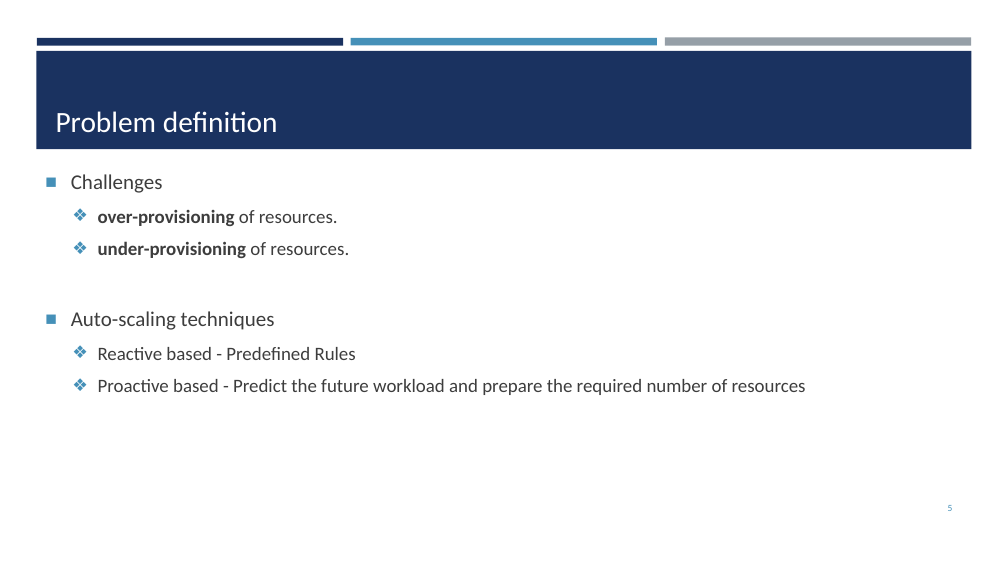
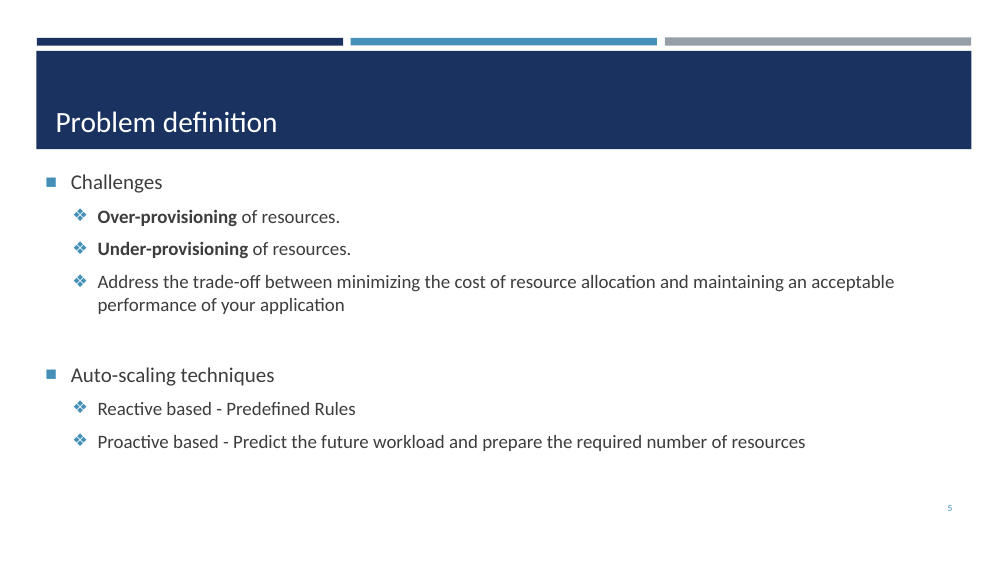
Before and after one commit to Rahma-ra1001782/Rahma-ra1001782-hw, a slide deck: slide 5 of Review/G3-Review Paper & Presentation - Final Version/G3 - Review Paper Presentation.pptx. Drawn at 1008x567 pixels with LibreOffice and Linux fonts; fonts in the diff are those of the drawing. Boxes give left, top, right and bottom in pixels: in the first picture for what was removed or moved away, otherwise in the second. Text is boxed around its words. In the diff, an @@ line names an element or a change of style, - is before the commit and + after.

```diff
--- a/Review/G3-Review Paper & Presentation - Final Version/G3 - Review Paper Presentation.pptx
+++ b/Review/G3-Review Paper & Presentation - Final Version/G3 - Review Paper Presentation.pptx
@@ text at (98,209,894,314): text changed; bold off @@
-  ❖ over-provisioning of resources.
-  ❖ under-provisioning of resources.
+  ❖ Over-provisioning of resources.
+  ❖ Under-provisioning of resources.
+  ❖ Address the trade-off between minimizing the cost of resource allocation and maintaining an acceptable performance of your application
```
Also in this commit, not shown: 15 other slides changed, 1 slide added, 9 slides removed.
